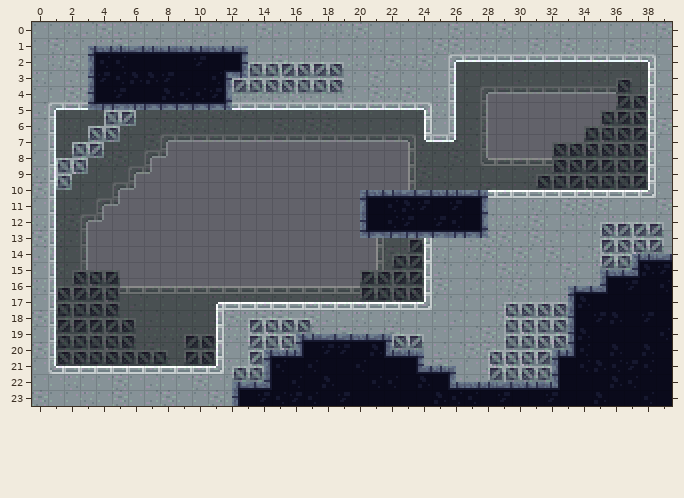
Level history. Tiled map: assets/tiledmaps/maps/level_1.tmx. Above is the file before it was changed.
Cells are 8x8 px. Shown: x 0..39, y 0..23. Layer "Group Layer 1/Tile Layer 5" is drawn 4,4 px off the grid.
After the commit:
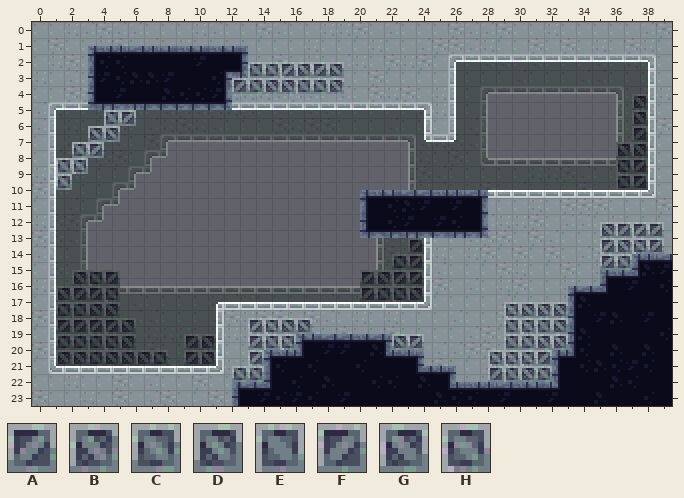
Key: from "grating": A 0, B 1, C 2, D 4, E 5, F 6, G 7, H 8.
_ is an empty cell.
Changes in this commit:
Layer "Group Layer 1/Tile Layer 5":
The author cleared tile A in rows 4 to 5 at x 36; in row 8 at x 34 to 35.
The author cleared tile B in row 3 at x 36; in row 6 at x 36; in row 7 at x 32 and 35; in row 8 at x 32.
The author cleared tile C in row 6 at x 34; in row 9 at x 35.
The author cleared tile D in row 9 at x 31.
The author cleared tile E in row 9 at x 32.
The author cleared tile F in row 9 at x 33.
The author cleared tile G in row 7 at x 33 to 34; in row 8 at x 33.
The author cleared tile H in rows 5 to 6 at x 35; in row 9 at x 34.
Where, in picture pixels (left, top, right, bottom), the same in both pictures:
removed: (536, 78, 632, 190)
